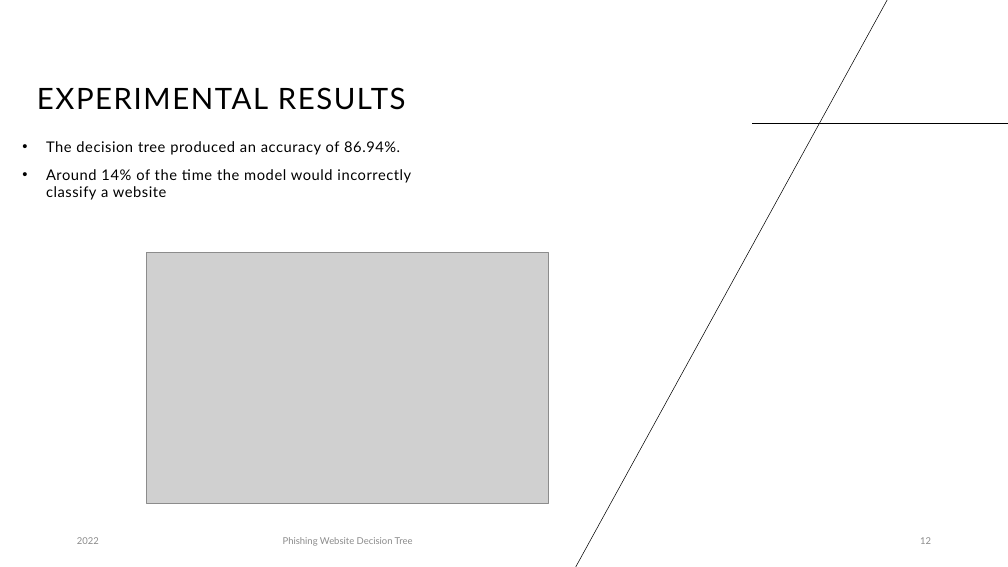
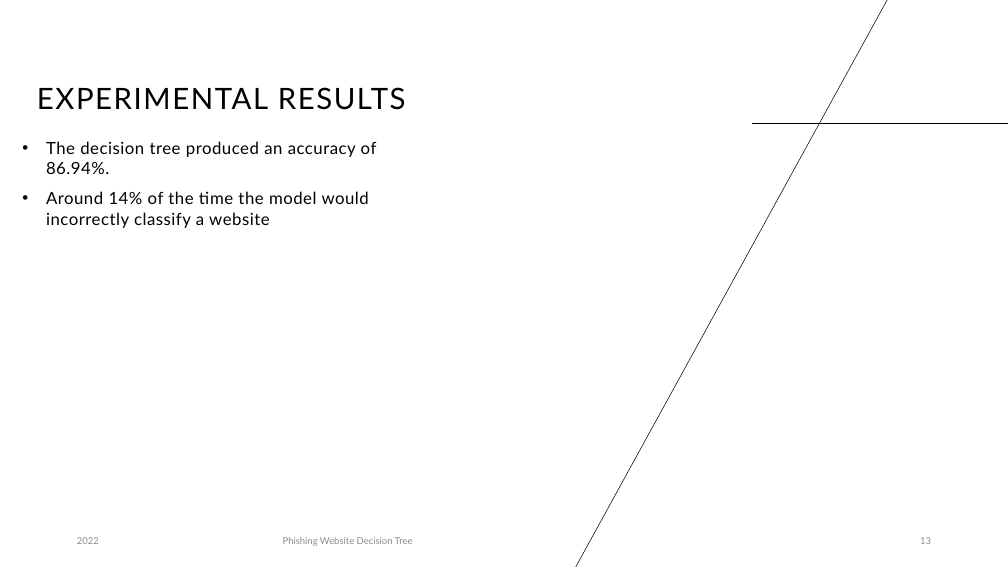
Before and after one commit to JakenW/CS422-Data-Mining, a slide deck: slide 13 of Final Project/Final Project Presentation - Jaken Whipp.pptx (slide 12 before the commit). Drawn at 1008x567 pixels with LibreOffice and Linux fonts; fonts in the diff are those of the drawing; grey boxes stand for pictures. Boxes give left, top, right and bottom in pixels: in the first picture for what was removed or moved away, otherwise in the second. Text is boxed around its words. In the diff, an @@ line names an element or a change of style, - is before the commit and + after.

```diff
--- a/Final Project/Final Project Presentation - Jaken Whipp.pptx
+++ b/Final Project/Final Project Presentation - Jaken Whipp.pptx
@@ text "The decision tree produced an ..." at (x1=46, y1=141, x2=377, y2=228): size 14 to 16 pt @@
@@ picture removed at (x1=147, y1=252, x2=548, y2=504) @@
```
Also in this commit, not shown: 7 other slides changed, 1 slide added.
